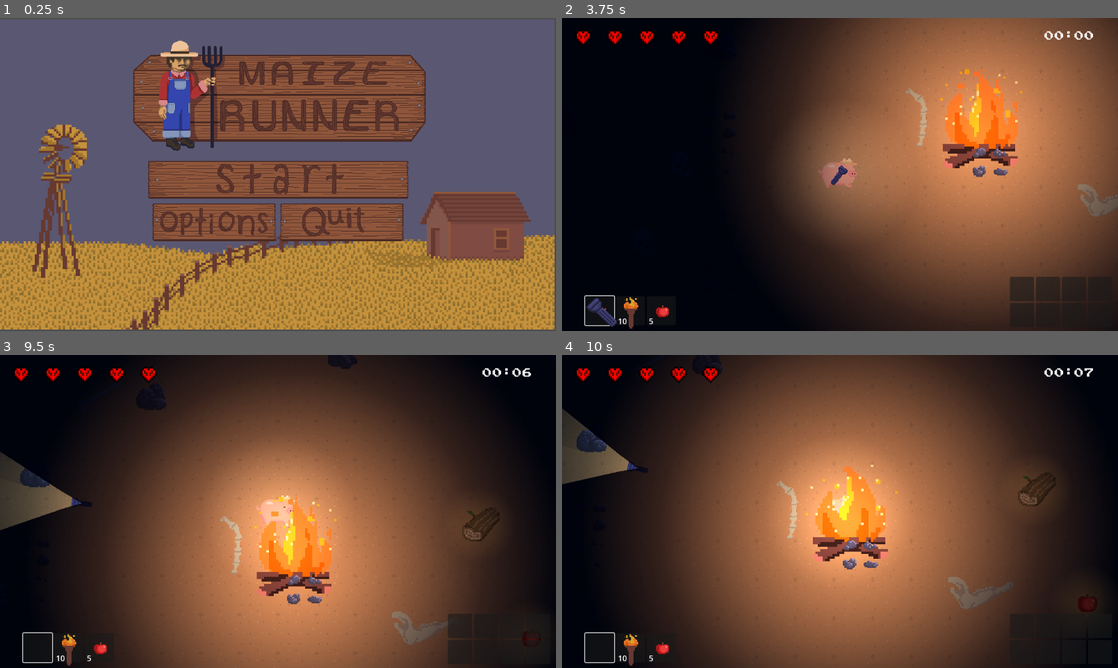
Above: before the commit, frames 1-4 (two rows, left to right).
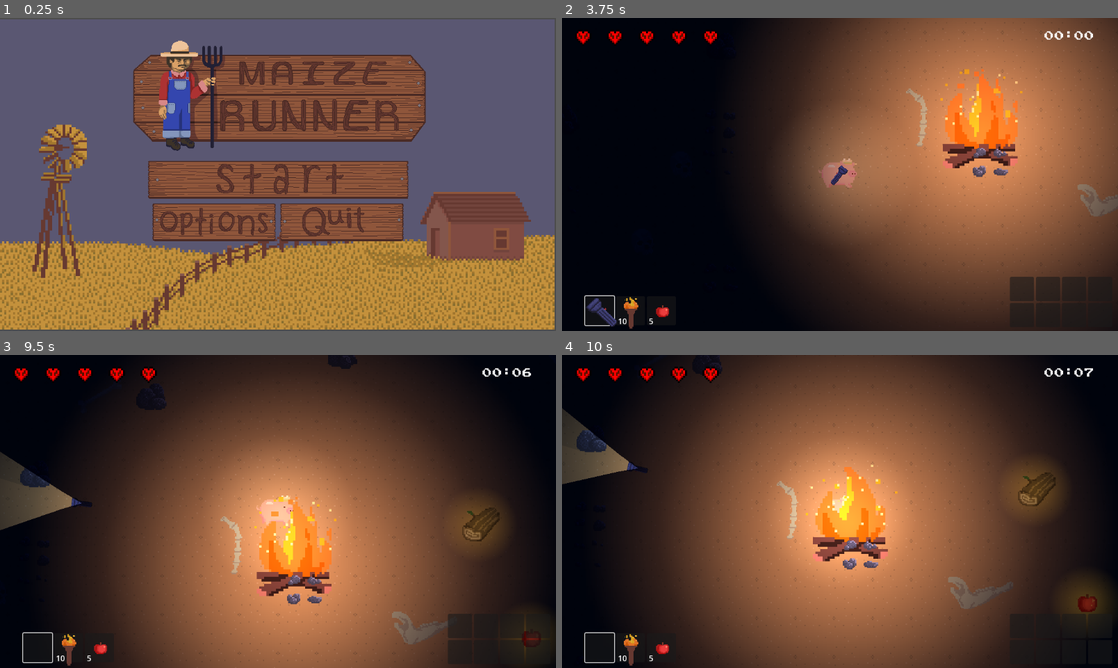
Above: after the commit, the same moments.

Repository: JasonLee4/MaizeRunnerGame
Game: Godot game, scene res://scenes/menus/main_menu.tscn
Two runs of this game, one before a commit and one after it. Both use one fixed random seed, a clock stepped at 60 frames per second and the inputs below. Sound files missing from this copy of the repository are replaced by a short silence.
Inputs (mouse positions are in pixels of both pictures, inside the frame that each line leads up to):
- Up to frame 1 (0.25 s): no input
- Up to frame 2 (3.75 s): click (840, 180) at 0.5 s; click "Main Level" at 1.25 s; tap Enter at 2 s; move the mouse to (962, 158) at 2.02 s; hold D (right) 2.03-2.78 s; hold F (advance_dialogue) 2.03-2.78 s; tap Space (dash) at 2.75, 2.85 s; move the mouse to (728, 190) at 2.77 s; hold S (down) 2.78-3.53 s; move the mouse to (895, 105) at 3.52 s; hold D (right) from 3.53 s (still down); click (895, 105) at 3.6 s
- Up to frame 3 (9.5 s): move the mouse to (250, 574) at 4.27 s; release D (right) at 4.28 s; hold W (up) 4.28-5.03 s; tap Mouse wheel down (scroll_down) at 4.35, 8.85 s; move the mouse to (444, 558) at 5.02 s; hold Mouse wheel up (scroll_up) 5.03-5.78 s; hold A (left) 5.03-6.53 s; tap R (reload) at 5.65 s; move the mouse to (111, 464) at 5.77 s; right-click (111, 464) at 5.85 s; move the mouse to (305, 511) at 6.52 s; hold S (down) 6.53-7.28 s; hold F (advance_dialogue) 6.53-7.28 s; move the mouse to (194, 433) at 7.27 s; hold D (right) 7.28-8.03 s; tap Space (dash) at 7.35 s; move the mouse to (400, 495) at 8.02 s; hold W (up) 8.03-8.78 s; click (400, 495) at 8.1 s; move the mouse to (166, 527) at 8.77 s; hold D (right) from 8.78 s (still down)
- Up to frame 4 (10 s): move the mouse to (895, 442) at 9.52 s; release D (right) at 9.53 s; hold S (down) from 9.53 s (still down); hold Mouse wheel up (scroll_up) from 9.53 s (still down)

Frames 1-2 are identical in both runs. In frame 3, 0.1% of the frame differs, in the area x 83-98%, y 50-94%; in frame 4, 0.4%, in the area x 82-97%, y 38-85%.

Commit message:
change backlight for chest and key

Diff:
--- a/scenes/items/key.tscn
+++ b/scenes/items/key.tscn
@@ -17,6 +17,8 @@
 item = ExtResource("2_o12oa")
 
 [node name="ItemBacklight" parent="." instance=ExtResource("3_k687p")]
+scale = Vector2(2, 2)
+color = Color(0.517647, 0.631373, 1, 1)
 
 [node name="Sprite2D" type="Sprite2D" parent="."]
 texture = ExtResource("3_r53bp")
--- a/scenes/lights/item_backlight.gd
+++ b/scenes/lights/item_backlight.gd
@@ -1,18 +1,22 @@
 extends Node2D
 
+@export var color: Color = Color.YELLOW
 @onready var light = $Glow
 @onready var shadow = $GlowShadow
 
 var decreasing = true
 
+func _ready():
+	light.color = color
+
 func _process(_delta):
 	if decreasing:
-		if light.energy >= .1:
+		if light.energy >= .2:
 			light.energy -= .001
 		else:
 			decreasing = false
 	else:
-		if light.energy <= .4:
+		if light.energy <= .5:
 			light.energy += .001
 		else:
 			decreasing = true
--- a/scenes/objects/exit.tscn
+++ b/scenes/objects/exit.tscn
@@ -34,6 +34,8 @@
 script = ExtResource("1_ysrrx")
 
 [node name="ItemBacklight" parent="." instance=ExtResource("2_opkfs")]
+scale = Vector2(2, 2)
+color = Color(0.54902, 1, 0.517647, 1)
 
 [node name="AnimatedSprite2D" type="AnimatedSprite2D" parent="."]
 sprite_frames = SubResource("SpriteFrames_507ky")
